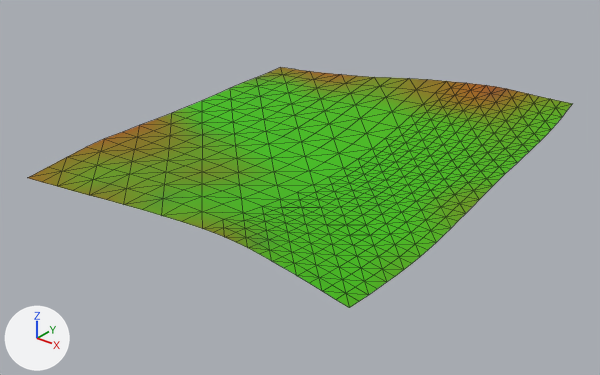
One commit to the glTF model games/yorimichi/assets/belmonte/meshes/SM_BM_BT_Terrain_0_4.glb: the scene before it, then after it.
Before and after are seen from a 50 mm lens placed at (-581.0, 152.0, 247.0), pointed at (-891.0, 539.0, 7.0). Arrows for +X, +Y and +Z are at lower left; the lights stay in place. The first picture is the older version. Mesh edges are drawn as thin lines.

The first picture shows 'SM_BM_BT_Terrain_0_4'.
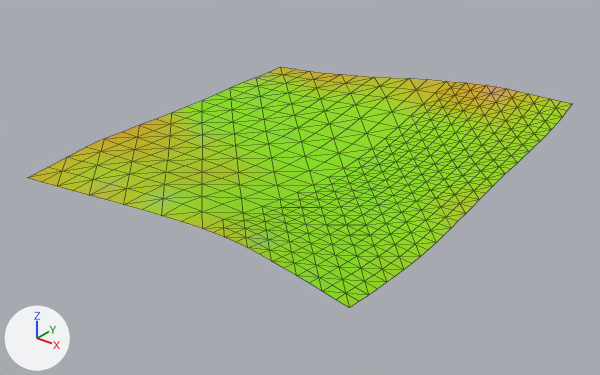
Pixel boxes [x1, y1, x2, y2] of what changed, in the pictures (600 x 375 px):
part 1 of me_sm_bt_terrain_0_4, recoloured (lighter): [94, 75, 572, 308] in both
part 2 of me_sm_bt_terrain_0_4, recoloured (lighter): [28, 67, 572, 248] in both

The change in detail:
me_sm_bt_terrain_0_4 has 583 vertices, 1072 faces and spans x -1024.0..-768.0, y 424.0..680.0, z 17.0..54.0.
me_sm_bt_terrain_0_4 is used by ob_sm_bm_bt_terrain_0_4; location (0.0, 0.0, 0.0).
me_sm_bt_terrain_0_4 part 1: 852 faces centred in x -1019.0..-771.0, y 426.0..674.0, z 23.0..52.0 are repainted in the vertex colours; the middle colour goes from green #44ba00 to green #8dde00.
me_sm_bt_terrain_0_4 part 2: 220 faces centred in x -1019.0..-771.0, y 426.0..677.0, z 19.0..53.0 are repainted in the vertex colours; the middle colour goes from yellow #798600 to yellow #b7c000.
